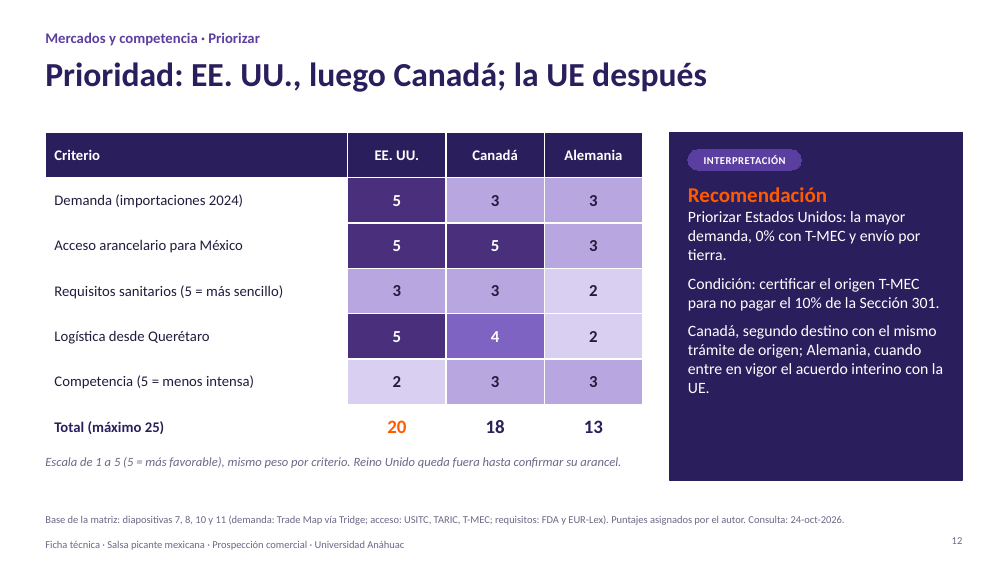
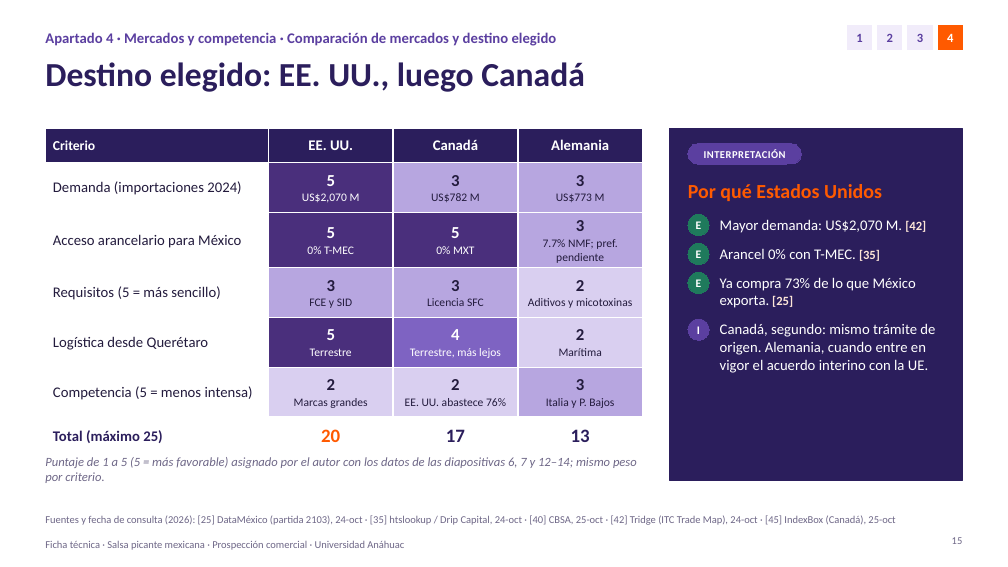
Before and after one commit to psiantonioochoa-design/Arquitectura, a slide deck: slide 15 of comercio-exterior/Ficha técnica · Salsa picante · Viabilidad arancelaria y de mercado.pptx (slide 12 before the commit). Drawn at 1008x567 pixels with LibreOffice and Linux fonts; fonts in the diff are those of the drawing. Boxes give left, top, right and bottom in pixels: in the first picture for what was removed or moved away, otherwise in the second. Text is boxed around its words. In the diff, an @@ line names an element or a change of style, - is before the commit and + after.

```diff
--- a/comercio-exterior/Ficha técnica · Salsa picante · Viabilidad arancelaria y de mercado.pptx
+++ b/comercio-exterior/Ficha técnica · Salsa picante · Viabilidad arancelaria y de mercado.pptx
@@ rectangle added at <box>848,26,872,50</box>, fill #F1ECFA, outline #F1ECFA 0.75 pt, 12 pt, text #5B3FA0, bold @@
+1
@@ rectangle added at <box>878,26,902,50</box>, fill #F1ECFA, outline #F1ECFA 0.75 pt, 12 pt, text #5B3FA0, bold @@
+2
@@ rectangle added at <box>908,26,932,50</box>, fill #F1ECFA, outline #F1ECFA 0.75 pt, 12 pt, text #5B3FA0, bold @@
+3
@@ rectangle added at <box>938,26,963,50</box>, fill #FF5A00, outline #FF5A00 0.75 pt, 12 pt, text #FFFFFF, bold @@
+4
@@ text at <box>45,32,557,46</box>: text changed @@
-Mercados y competencia · Priorizar
+Apartado 4 · Mercados y competencia · Comparación de mercados y destino elegido
@@ title at <box>45,62,585,92</box>: text changed @@
-Prioridad: EE. UU., luego Canadá; la UE después
+Destino elegido: EE. UU., luego Canadá
@@ table at <box>45,129,643,447</box> @@
-row 2: Demanda (importaciones 2024) | 5 | 3 | 3
+row 2: Demanda (importaciones 2024) | 5 / US$2,070 M | 3 / US$782 M | 3 / US$773 M
-row 3: Acceso arancelario para México | 5 | 5 | 3
+row 3: Acceso arancelario para México | 5 / 0% T-MEC | 5 / 0% MXT | 3 / 7.7% NMF; pref. pendiente
-row 4: Requisitos sanitarios (5 = más sencillo) | 3 | 3 | 2
+row 4: Requisitos (5 = más sencillo) | 3 / FCE y SID | 3 / Licencia SFC | 2 / Aditivos y micotoxinas
-row 5: Logística desde Querétaro | 5 | 4 | 2
+row 5: Logística desde Querétaro | 5 / Terrestre | 4 / Terrestre, más lejos | 2 / Marítima
-row 6: Competencia (5 = menos intensa) | 2 | 3 | 3
+row 6: Competencia (5 = menos intensa) | 2 / Marcas grandes | 2 / EE. UU. abastece 76% | 3 / Italia y P. Bajos
-row 7, column 3: 18
+row 7, column 3: 17
@@ fill #B7A6E0 to #D9CFF0 in row 6, column 3 @@
@@ size 14 to 13 pt in "Criterio" @@
@@ rounded rectangle "INTERPRETACIÓN": place and size @@
-rounded rectangle "INTERPRETACIÓN" at <box>688,150,802,170</box>
+rounded rectangle "INTERPRETACIÓN" at <box>688,144,802,164</box>
@@ text added at <box>688,184,882,201</box>, 19 pt, text #FF5A00, bold @@
+Por qué Estados Unidos
@@ ellipse added at <box>688,215,709,236</box>, fill #1F7A5C, outline #1F7A5C 0.75 pt, 11 pt, text #FFFFFF, bold @@
+E
@@ text added at <box>720,219,926,233</box>, 14 pt, text #FFFFFF @@
+Mayor demanda: US$2,070 M. [42]
@@ ellipse added at <box>688,243,709,265</box>, fill #1F7A5C, outline #1F7A5C 0.75 pt, 11 pt, text #FFFFFF, bold @@
+E
@@ text added at <box>720,249,880,261</box>, 14 pt, text #FFFFFF @@
+Arancel 0% con T-MEC. [35]
@@ ellipse added at <box>688,272,709,293</box>, fill #1F7A5C, outline #1F7A5C 0.75 pt, 11 pt, text #FFFFFF, bold @@
+E
@@ text added at <box>720,277,916,308</box>, 14 pt, text #FFFFFF @@
+Ya compra 73% de lo que México exporta. [25]
@@ ellipse added at <box>688,319,709,340</box>, fill #5B3FA0, outline #5B3FA0 0.75 pt, 11 pt, text #FFFFFF, bold @@
+I
@@ text at <box>720,323,935,373</box>: text changed; size 15 to 14 pt @@
-Recomendación
-Priorizar Estados Unidos: la mayor demanda, 0% con T-MEC y envío por tierra.
-Condición: certificar el origen T-MEC para no pagar el 10% de la Sección 301.
-Canadá, segundo destino con el mismo trámite de origen; Alemania, cuando entre en vigor el acuerdo interino con la UE.
+Canadá, segundo: mismo trámite de origen. Alemania, cuando entre en vigor el acuerdo interino con la UE.
@@ text at <box>45,457,637,483</box>: text changed @@
-Escala de 1 a 5 (5 = más favorable), mismo peso por criterio. Reino Unido queda fuera hasta confirmar su arancel.
+Puntaje de 1 a 5 (5 = más favorable) asignado por el autor con los datos de las diapositivas 6, 7 y 12–14; mismo peso por criterio.
@@ text at <box>45,515,895,525</box>: text changed @@
-Base de la matriz: diapositivas 7, 8, 10 y 11 (demanda: Trade Map vía Tridge; acceso: USITC, TARIC, T-MEC; requisitos: FDA y EUR-Lex). Puntajes asignados por el autor. Consulta: 24-oct-2026.
+Fuentes y fecha de consulta (2026): [25] DataMéxico (partida 2103), 24-oct · [35] htslookup / Drip Capital, 24-oct · [40] CBSA, 25-oct · [42] Tridge (ITC Trade Map), 24-oct · [45] IndexBox (Canadá), 25-oct
```
Also in this commit, not shown: 12 other slides changed, 11 slides added, 3 slides removed, 1 other file.
